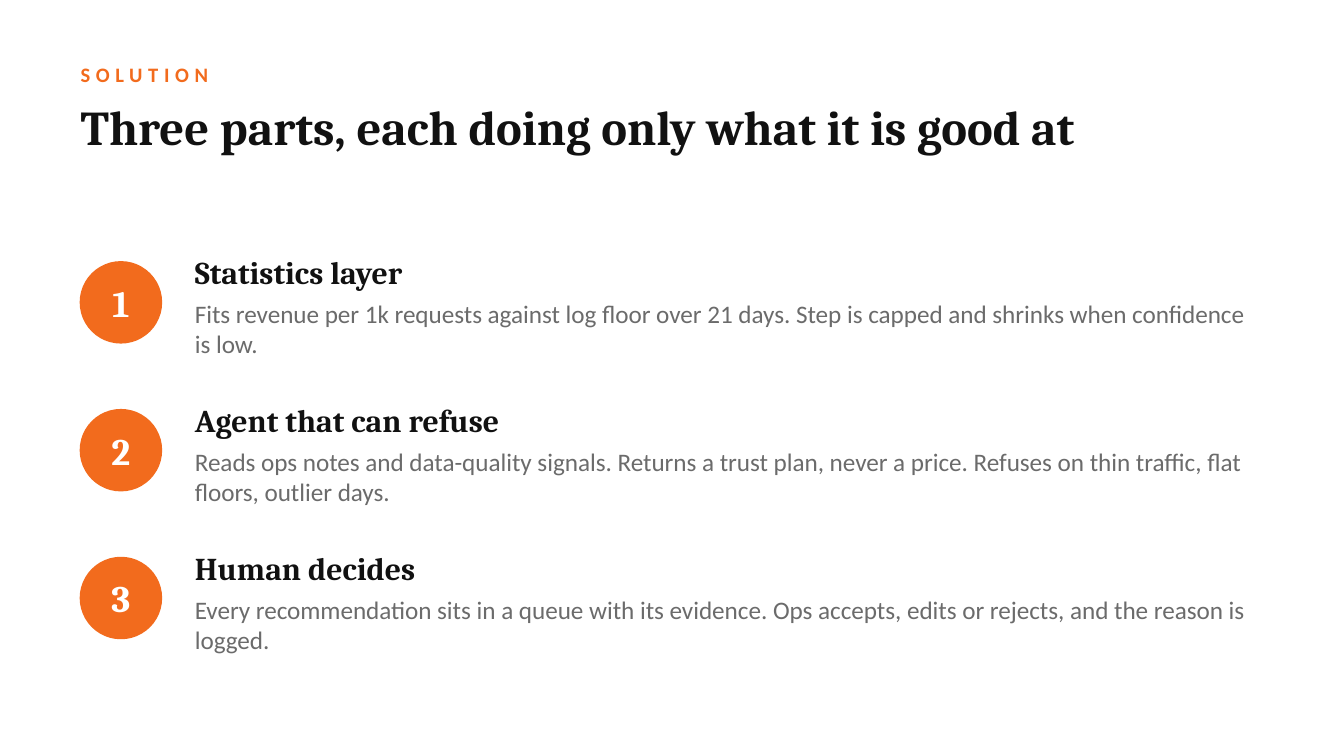
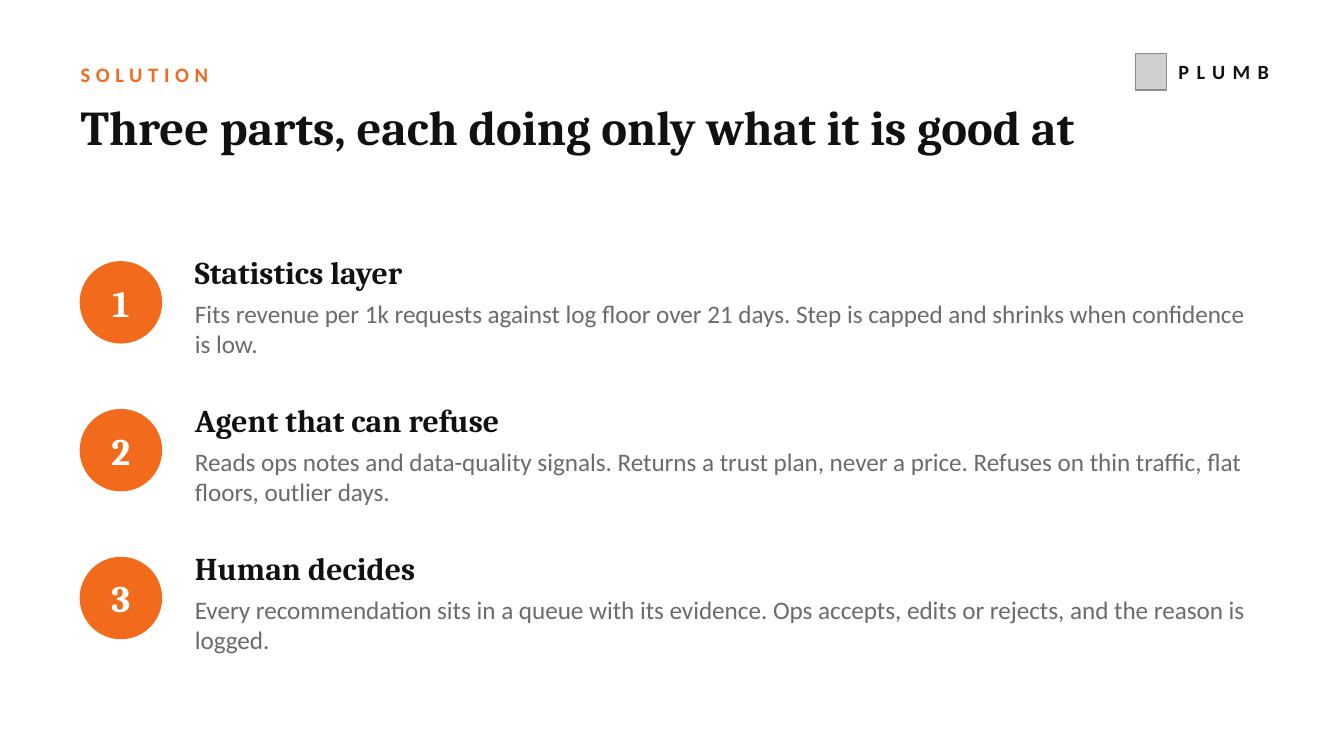
Before and after one commit to Johnbritt/Plumb-Floor-Pricing, a slide deck: slide 3 of docs/pitch/PLUMB_Pitch_Deck.pptx. Drawn at 1344x756 pixels with LibreOffice and Linux fonts; fonts in the diff are those of the drawing; grey boxes stand for pictures. Boxes give left, top, right and bottom in pixels: in the first picture for what was removed or moved away, otherwise in the second. Text is boxed around its words. In the diff, an @@ line names an element or a change of style, - is before the commit and + after.

```diff
--- a/docs/pitch/PLUMB_Pitch_Deck.pptx
+++ b/docs/pitch/PLUMB_Pitch_Deck.pptx
@@ picture added at (1136, 54, 1167, 90) @@
@@ text added at (1178, 66, 1269, 79), 10.8 pt, text #111111, bold @@
+PLUMB
```
Also in this commit, not shown: 8 other slides changed, 3 other files.
